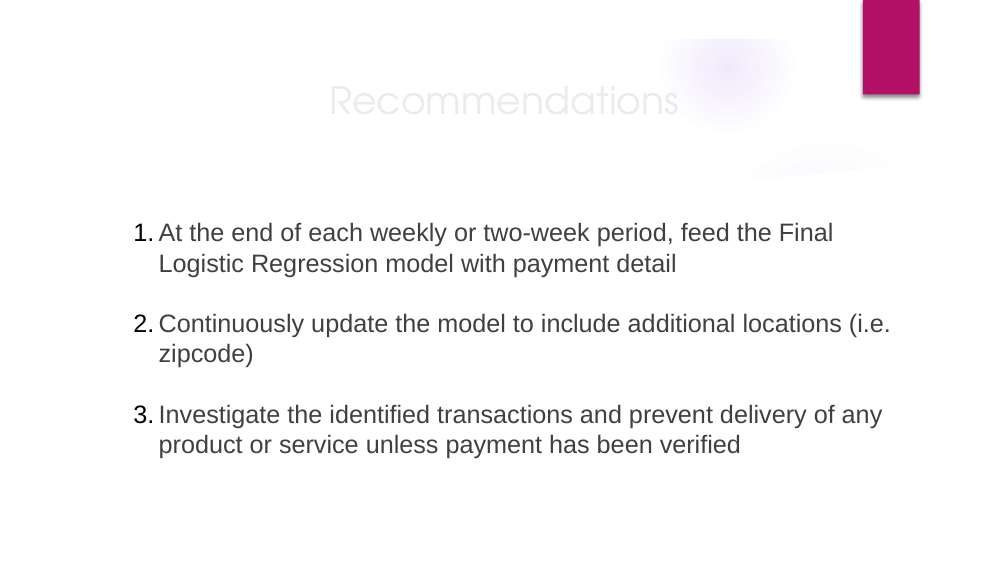
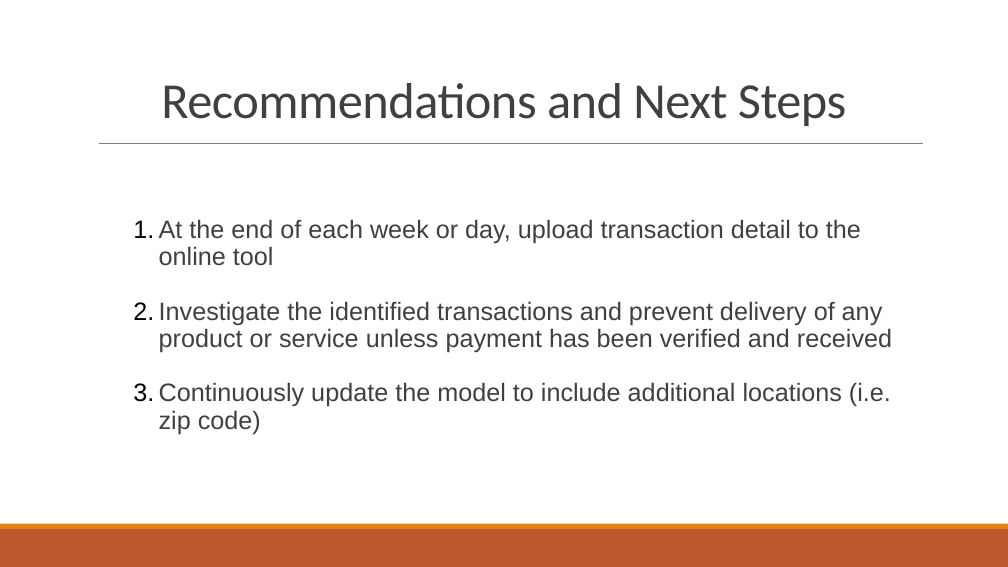
Before and after one commit to AliRampur/FlatIron-Capstone, a slide deck: slide 11 of presentation.pptx (slide 9 before the commit). Drawn at 1008x567 pixels with LibreOffice and Linux fonts; fonts in the diff are those of the drawing; background and template pictures are left out. Boxes give left, top, right and bottom in pixels: in the first picture for what was removed or moved away, otherwise in the second. Text is boxed around its words. In the diff, an @@ line names an element or a change of style, - is before the commit and + after.

```diff
--- a/presentation.pptx
+++ b/presentation.pptx
@@ group removed at (x1=0, y1=0, x2=1008, y2=567): 5 ellipses, 3 freeform shapes @@
@@ rectangle removed at (x1=863, y1=0, x2=919, y2=95) @@
@@ title at (x1=161, y1=83, x2=846, y2=126): text changed; size 27 to 36 pt; font TeX Gyre Adventor to Calibri; text colour #EBEBEB to #404040 @@
-Recommendations
+Recommendations and Next Steps
@@ line added from (99, 144) to (922, 144), #808080 0.5 pt @@
@@ subtitle at (x1=159, y1=219, x2=892, y2=434): text changed @@
-1. At the end of each weekly or two-week period, feed the Final Logistic Regression model with payment detail
-2. Continuously update the model to include additional locations (i.e. zipcode)
-3. Investigate the identified transactions and prevent delivery of any product or service unless payment has been verified
+1. At the end of each week or day, upload transaction detail to the online tool
+2. Investigate the identified transactions and prevent delivery of any product or service unless payment has been verified and received
+3. Continuously update the model to include additional locations (i.e. zip code)
@@ rectangle added at (x1=0, y1=529, x2=1008, y2=567), fill #BD582C @@
@@ rectangle added at (x1=0, y1=524, x2=1008, y2=529), fill #E48312 @@
```
Also in this commit, not shown: 7 other slides changed, 4 slides added, 3 slides removed, 6 other files.
